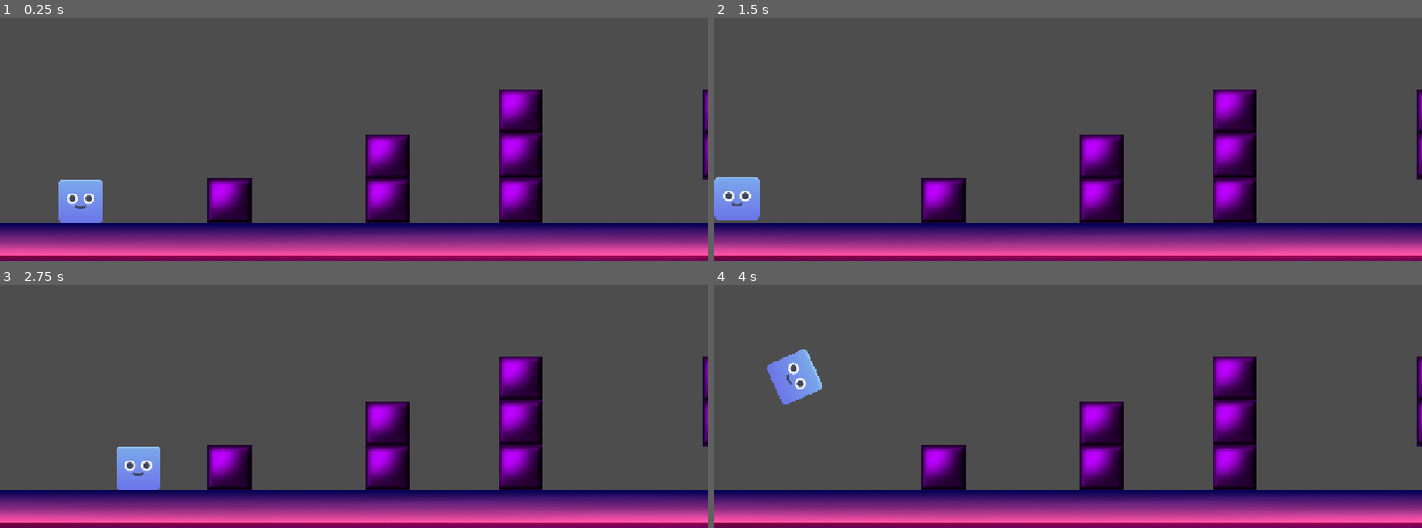
Above: before the commit, frames 1-4 (two rows, left to right).
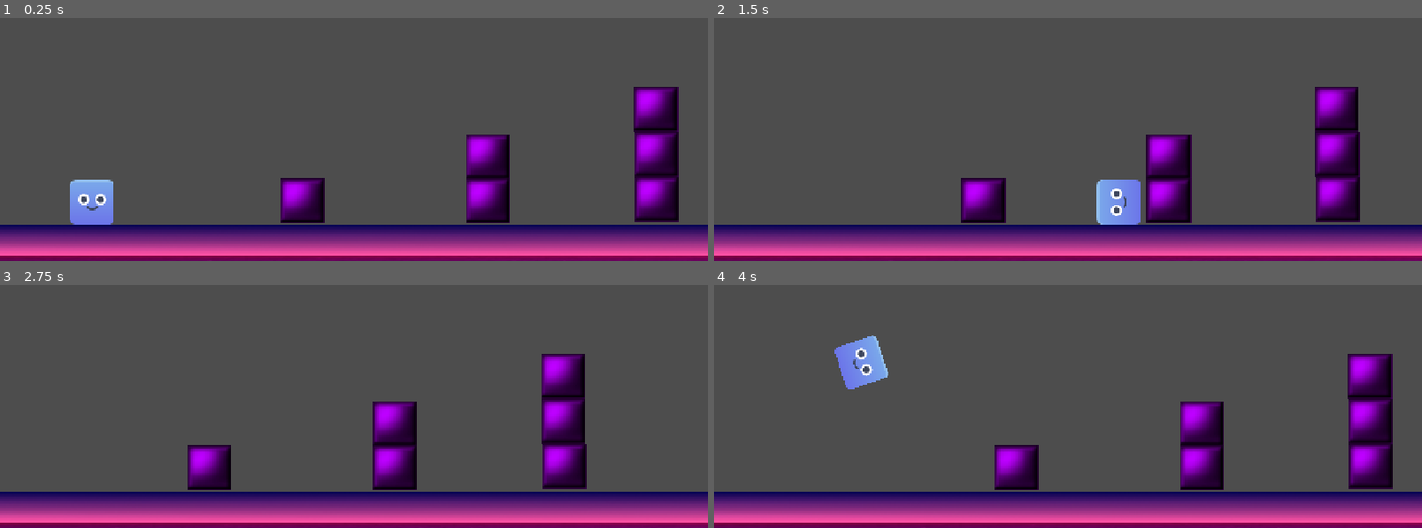
Above: after the commit, the same moments.

Repository: ZaydAlnabulsi/CMSC495-Geometry-Dash
Game: Godot game, scene res://scenes/level1.tscn
The game is run twice, just before and just after one commit, with the same random seed, the same clock (stepped at 60 frames per second) and the same inputs.
Inputs (mouse positions are in pixels of both pictures, inside the frame that each line leads up to):
- Up to frame 1 (0.25 s): no input
- Up to frame 2 (1.5 s): move the mouse to (1223, 42) at 0.52 s; click (1223, 42) at 0.77 s; move the mouse to (926, 81) at 1.27 s
- Up to frame 3 (2.75 s): click (212, 348) at 1.52 s; move the mouse to (outside the picture) at 2.02 s
- Up to frame 4 (4 s): move the mouse to (1032, 408) at 2.77 s; click (1032, 408) at 3.02 s; move the mouse to (1280, 389) at 3.52 s; click (1280, 389) at 3.77 s

The runs differ from the first frame. In frame 1, 15% of the frame differs, in the area x 0-100%, y 28-100%; in frame 2, 16%; in frame 3, 12%; in frame 4, 16%, in the area x 0-100%, y 20-100%.

Commit message:
Add files via upload

Diff:
--- /dev/null
+++ b/geometrydashclone/objects/Spike.tscn
@@ -0,0 +1,17 @@
+[gd_scene load_steps=3 format=3 uid="uid://cms7dgunbmxv4"]
+
+[ext_resource type="Texture2D" uid="uid://6eqn3t8uo55v" path="res://Images/platformPack_tile043.png" id="1_f7yod"]
+
+[sub_resource type="RectangleShape2D" id="RectangleShape2D_0g5bq"]
+size = Vector2(56, 33)
+
+[node name="Spike" type="Area2D" groups=["kill"]]
+
+[node name="Sprite2D" type="Sprite2D" parent="."]
+scale = Vector2(1.5, 1.5)
+texture = ExtResource("1_f7yod")
+
+[node name="CollisionShape2D" type="CollisionShape2D" parent="."]
+position = Vector2(1, 26.5)
+shape = SubResource("RectangleShape2D_0g5bq")
+debug_color = Color(0.851133, 0, 0.127836, 0.42)
--- a/geometrydashclone/objects/player.tscn
+++ b/geometrydashclone/objects/player.tscn
@@ -1,11 +1,16 @@
-[gd_scene load_steps=7 format=3 uid="uid://dnx6h0tsjr3m1"]
+[gd_scene load_steps=10 format=3 uid="uid://dnx6h0tsjr3m1"]
 
 [ext_resource type="Texture2D" uid="uid://s38gs6ij3dpj" path="res://Images/blue_body_square.png" id="1_g2els"]
 [ext_resource type="Script" uid="uid://ce7cs26b413d3" path="res://scripts/player.gd" id="1_qhqgy"]
 [ext_resource type="Texture2D" uid="uid://c46tvpibps1e4" path="res://Images/face_a.png" id="2_qhqgy"]
+[ext_resource type="Script" uid="uid://egaf8h4ntsny" path="res://scripts/external_collsion.gd" id="4_f46kd"]
 [ext_resource type="Script" uid="uid://dmhqd64kpim3l" path="res://scripts/player_death.gd" id="4_nmc1l"]
+[ext_resource type="AudioStream" uid="uid://b7xw1xdxceo3y" path="res://Sounds/pixel-explosion-319166.mp3" id="6_3rerk"]
 
 [sub_resource type="RectangleShape2D" id="RectangleShape2D_dqkch"]
+size = Vector2(80, 80)
+
+[sub_resource type="RectangleShape2D" id="RectangleShape2D_3rerk"]
 size = Vector2(80, 80)
 
 [sub_resource type="RectangleShape2D" id="RectangleShape2D_f46kd"]
@@ -23,6 +28,12 @@
 [node name="CollisionShape2D" type="CollisionShape2D" parent="."]
 shape = SubResource("RectangleShape2D_dqkch")
 
+[node name="ExternalCollsion" type="Area2D" parent="."]
+script = ExtResource("4_f46kd")
+
+[node name="CollisionShape2D" type="CollisionShape2D" parent="ExternalCollsion"]
+shape = SubResource("RectangleShape2D_3rerk")
+
 [node name="Area2D" type="Area2D" parent="."]
 script = ExtResource("4_nmc1l")
 
@@ -30,4 +41,12 @@
 shape = SubResource("RectangleShape2D_f46kd")
 debug_color = Color(0.996583, 0, 0.183858, 0.42)
 
+[node name="Timer" type="Timer" parent="."]
+wait_time = 2.0
+
+[node name="Death" type="AudioStreamPlayer2D" parent="."]
+stream = ExtResource("6_3rerk")
+
+[connection signal="area_entered" from="ExternalCollsion" to="ExternalCollsion" method="_on_area_entered"]
 [connection signal="body_entered" from="Area2D" to="Area2D" method="_on_body_entered"]
+[connection signal="timeout" from="Timer" to="." method="_on_timer_timeout"]
--- a/geometrydashclone/scenes/level1.tscn
+++ b/geometrydashclone/scenes/level1.tscn
@@ -1,8 +1,13 @@
-[gd_scene load_steps=4 format=3 uid="uid://bbu54yl10b86l"]
+[gd_scene load_steps=7 format=3 uid="uid://bbu54yl10b86l"]
 
 [ext_resource type="PackedScene" uid="uid://dnx6h0tsjr3m1" path="res://objects/player.tscn" id="1_m7ahb"]
 [ext_resource type="PackedScene" uid="uid://ovyxauv0un6k" path="res://objects/obj_puple_block.tscn" id="2_dwgg1"]
 [ext_resource type="PackedScene" uid="uid://bit3gas0j6u02" path="res://objects/floor.tscn" id="3_ru4tf"]
+[ext_resource type="PackedScene" uid="uid://cms7dgunbmxv4" path="res://objects/Spike.tscn" id="4_dwgg1"]
+[ext_resource type="AudioStream" uid="uid://bpa27ly2y5d6c" path="res://Sounds/Relax and take notes(lyric).mp3" id="5_ru4tf"]
+
+[sub_resource type="RectangleShape2D" id="RectangleShape2D_ru4tf"]
+size = Vector2(7649.5, 262)
 
 [node name="Node2D" type="Node2D"]
 
@@ -21,29 +26,94 @@
 editor_draw_drag_margin = true
 
 [node name="PurpleBlock" parent="." instance=ExtResource("2_dwgg1")]
-position = Vector2(1291, -110)
+position = Vector2(1543, -120)
 
 [node name="Node2D" parent="." instance=ExtResource("3_ru4tf")]
-position = Vector2(1152, 53)
-scale = Vector2(24.5726, 1.56)
+position = Vector2(3003, 53)
+scale = Vector2(63.6588, 1.49539)
 
 [node name="PurpleBlock2" parent="." instance=ExtResource("2_dwgg1")]
-position = Vector2(1291, -190)
+position = Vector2(1542, -201)
 
 [node name="PurpleBlock3" parent="." instance=ExtResource("2_dwgg1")]
-position = Vector2(395, -29)
+position = Vector2(526, -29)
 
 [node name="PurpleBlock4" parent="." instance=ExtResource("2_dwgg1")]
-position = Vector2(681, -108)
+position = Vector2(861, -109)
 
 [node name="PurpleBlock5" parent="." instance=ExtResource("2_dwgg1")]
-position = Vector2(681, -29)
+position = Vector2(861, -29)
 
 [node name="PurpleBlock6" parent="." instance=ExtResource("2_dwgg1")]
-position = Vector2(921, -191)
+position = Vector2(1165, -195)
 
 [node name="PurpleBlock7" parent="." instance=ExtResource("2_dwgg1")]
-position = Vector2(921, -29)
+position = Vector2(1167, -32)
 
 [node name="PurpleBlock8" parent="." instance=ExtResource("2_dwgg1")]
-position = Vector2(921, -110)
+position = Vector2(1166, -113)
+
+[node name="Spike" parent="." instance=ExtResource("4_dwgg1")]
+position = Vector2(1861, -36)
+
+[node name="Spike2" parent="." instance=ExtResource("4_dwgg1")]
+position = Vector2(1962, -37)
+
+[node name="Spike3" parent="." instance=ExtResource("4_dwgg1")]
+position = Vector2(2369, -37)
+
+[node name="AudioStreamPlayer" type="AudioStreamPlayer" parent="."]
+stream = ExtResource("5_ru4tf")
+autoplay = true
+
+[node name="Void" type="Area2D" parent="." groups=["kill"]]
+
+[node name="CollisionShape2D" type="CollisionShape2D" parent="Void"]
+position = Vector2(3656.25, 259)
+shape = SubResource("RectangleShape2D_ru4tf")
+debug_color = Color(0.992411, 0, 0.252393, 0.42)
+
+[node name="PurpleBlock9" parent="." instance=ExtResource("2_dwgg1")]
+position = Vector2(3572, -215)
+
+[node name="PurpleBlock10" parent="." instance=ExtResource("2_dwgg1")]
+position = Vector2(2816, -109)
+
+[node name="PurpleBlock11" parent="." instance=ExtResource("2_dwgg1")]
+position = Vector2(3134, -190)
+
+[node name="PurpleBlock12" parent="." instance=ExtResource("2_dwgg1")]
+position = Vector2(3334, -96)
+
+[node name="Spike4" parent="." instance=ExtResource("4_dwgg1")]
+position = Vector2(3822, -37)
+
+[node name="Spike5" parent="." instance=ExtResource("4_dwgg1")]
+position = Vector2(3924, -37)
+
+[node name="Spike6" parent="." instance=ExtResource("4_dwgg1")]
+position = Vector2(3718, -37)
+
+[node name="Spike7" parent="." instance=ExtResource("4_dwgg1")]
+position = Vector2(3622, -36)
+
+[node name="Spike8" parent="." instance=ExtResource("4_dwgg1")]
+position = Vector2(4264, -36)
+
+[node name="PurpleBlock13" parent="." instance=ExtResource("2_dwgg1")]
+position = Vector2(4704, -139)
+
+[node name="PurpleBlock14" parent="." instance=ExtResource("2_dwgg1")]
+position = Vector2(5002, -249)
+
+[node name="PurpleBlock15" parent="." instance=ExtResource("2_dwgg1")]
+position = Vector2(5205, -147)
+
+[node name="PurpleBlock16" parent="." instance=ExtResource("2_dwgg1")]
+position = Vector2(5392, -62)
+
+[node name="PurpleBlock17" parent="." instance=ExtResource("2_dwgg1")]
+position = Vector2(5698, -156)
+
+[node name="PurpleBlock18" parent="." instance=ExtResource("2_dwgg1")]
+position = Vector2(6015, -247)
--- /dev/null
+++ b/geometrydashclone/scripts/external_collsion.gd
@@ -0,0 +1,6 @@
+extends Area2D
+
+func _on_area_entered(area):
+	if area.is_in_group("kill") :
+		$"..".death()
+		self.queue_free()
--- a/geometrydashclone/scripts/player.gd
+++ b/geometrydashclone/scripts/player.gd
@@ -1,7 +1,7 @@
 extends CharacterBody2D
 
-const SPEED = 25000.0
-const JUMP_VELOCITY = -1200.0
+var SPEED = 30000.0
+const JUMP_VELOCITY = -1300.0
 
 var gravity = 4100
 
@@ -24,3 +24,12 @@
 	velocity.x = delta * SPEED
 
 	move_and_slide()
+
+func death():
+	SPEED = 0
+	$PlayerBody.visible = false
+	$Death.play()
+	$Timer.start()
+
+func _on_timer_timeout():
+	get_tree().reload_current_scene()
--- a/geometrydashclone/scripts/player_death.gd
+++ b/geometrydashclone/scripts/player_death.gd
@@ -2,4 +2,5 @@
 
 func _on_body_entered(body):
 	if body.is_in_group("kill") :
-		get_tree().reload_current_scene()
+		$"..".death()
+		self.queue_free()
Binary file added: geometrydashclone/Images/platformPack_tile043.png
Not shown, added: geometrydashclone/Images/platformPack_tile043.png.import
Not shown, added: geometrydashclone/Sounds/Relax and take notes(lyric).mp3.import
Not shown, added: geometrydashclone/Sounds/pixel-explosion-319166.mp3.import
Not shown, added: geometrydashclone/scripts/external_collsion.gd.uid
Not shown, added: geometrydashclone/Sounds/Relax and take notes(lyric).mp3
Not shown, added: geometrydashclone/Sounds/pixel-explosion-319166.mp3
